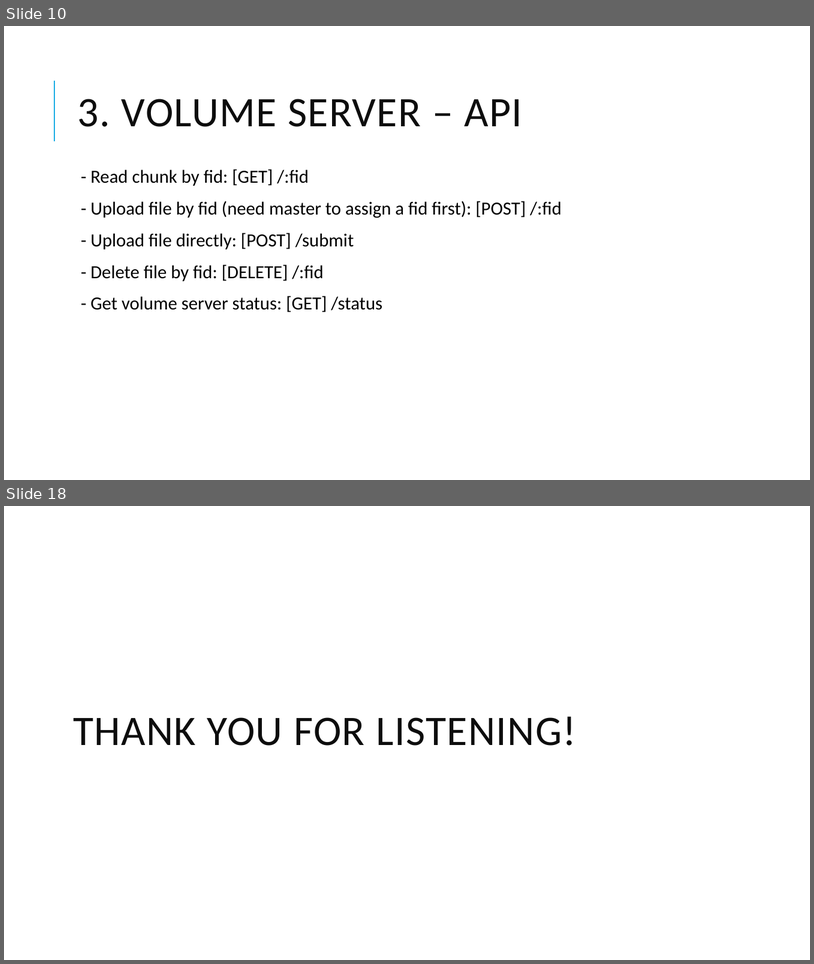
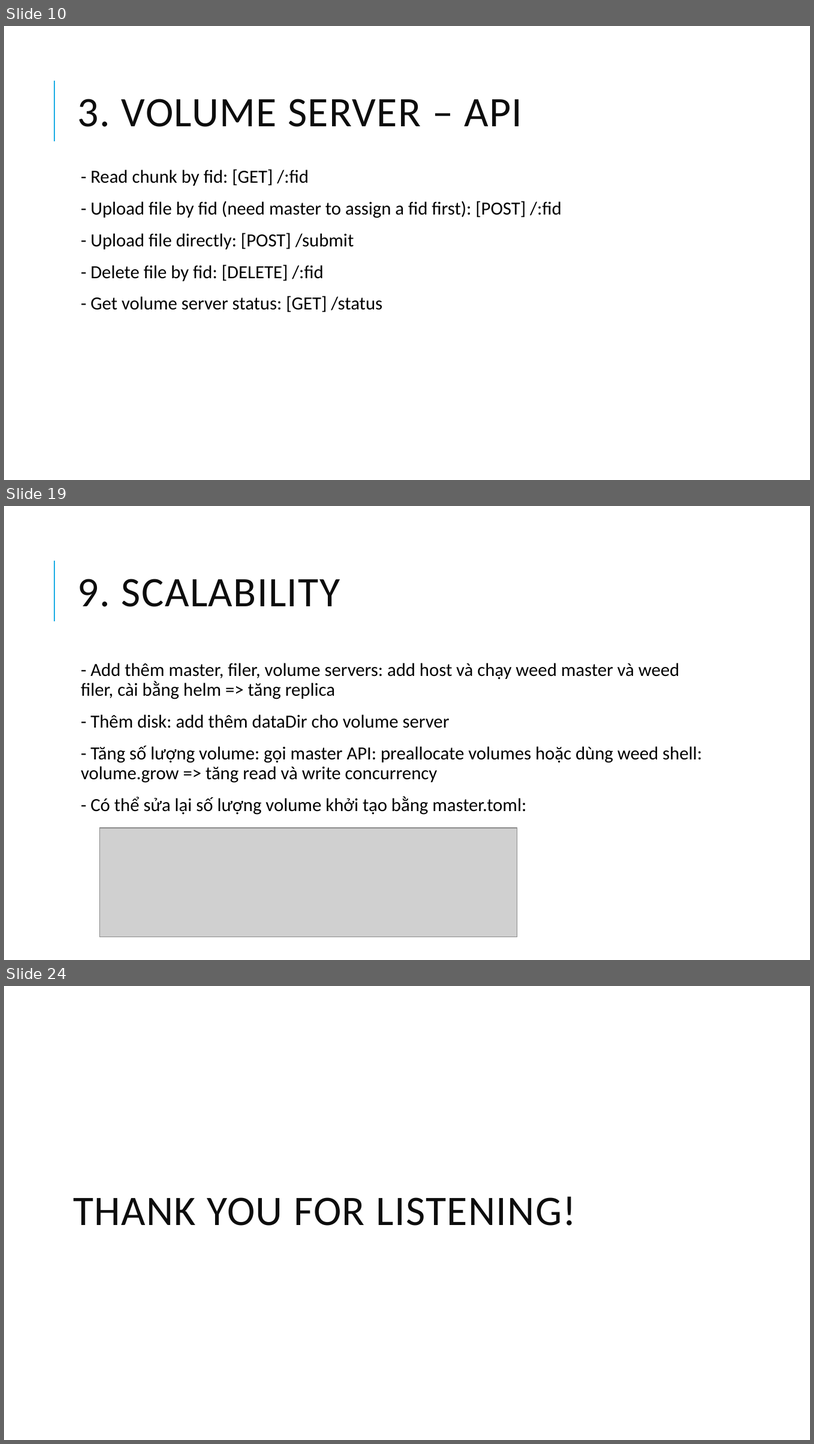
Before and after one commit to chi-org/seaweedfs-test, a slide deck: SeaweedFS_2.pptx. Shown one above the other, each under a label of ours: slides 10 and 18 before the commit, slides 10, 19 and 24 after it; the slides between them are not shown. The pictures are 814x964 and 814x1444 pixels, drawn with LibreOffice and Linux fonts; fonts in the diff are those of the drawing; grey boxes stand for pictures. Boxes give left, top, right and bottom in pixels: in the first picture for what was removed or moved away, otherwise in the second. Text is boxed around its words. In the diff, an @@ line names an element or a change of style, - is before the commit and + after.

```diff
--- a/SeaweedFS_2.pptx
+++ b/SeaweedFS_2.pptx
@@ slide 19 added at <box>4,506,810,960</box>, background #FFFFFF; not listed: 1 template element that a slide beside it also shows @@
@@ title added at <box>78,579,340,607</box>, 50 pt, text #0D0D0D @@
+9. SCALABILITY
@@ text added at <box>81,663,702,814</box>, 22 pt, text #000000 @@
+  - Add thêm master, filer, volume servers: add host và chạy weed master và weed filer, cài bằng helm => tăng replica
+  - Thêm disk: add thêm dataDir cho volume server
+  - Tăng số lượng volume: gọi master API: preallocate volumes hoặc dùng weed shell: volume.grow => tăng read và write concurrency
+  - Có thể sửa lại số lượng volume khởi tạo bằng master.toml:
@@ picture added at <box>99,828,518,937</box> @@
@@ what was slide 18 is now slide 24 @@
```
Also in this commit, not shown: 6 slides changed, 8 other slides added, 3 slides removed, 1 other file.
